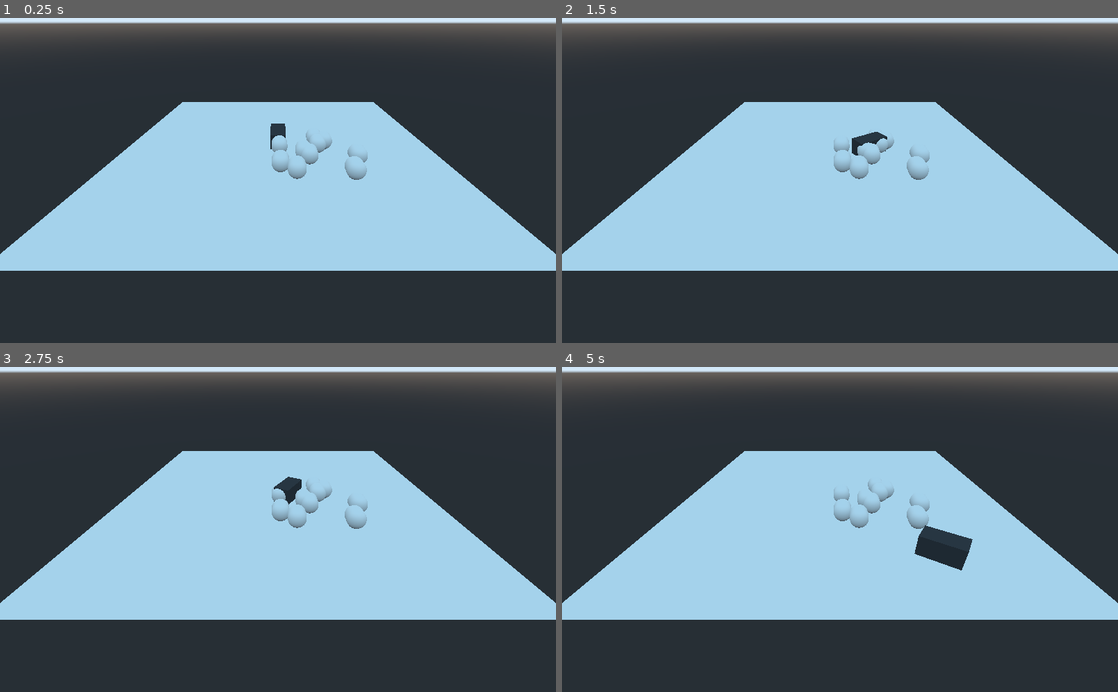
Above: before the commit, frames 1-4 (two rows, left to right).
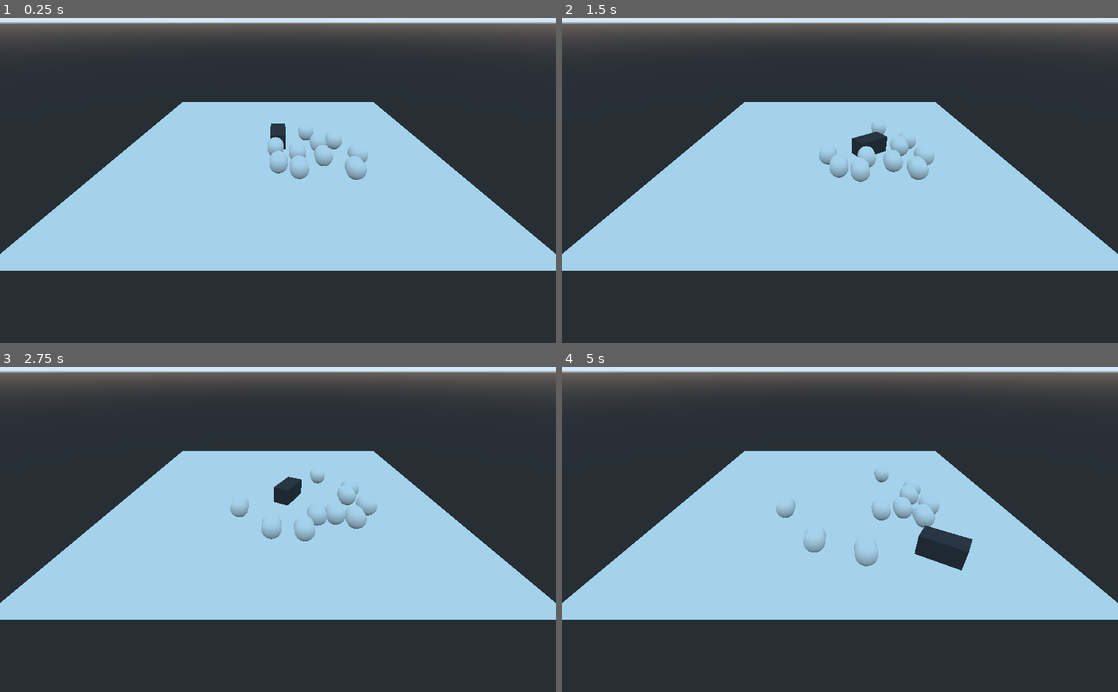
Above: after the commit, the same moments.

Repository: panic-fennecs/ideal-garbanzo
Game: Godot game, scene res://Main.tscn
The game is run twice, just before and just after one commit, with the same random seed, the same clock (stepped at 60 frames per second) and the same inputs.
Inputs (mouse positions are in pixels of both pictures, inside the frame that each line leads up to):
- Up to frame 1 (0.25 s): no input
- Up to frame 2 (1.5 s): move the mouse to (962, 164) at 0.52 s; click (962, 164) at 0.67 s; drag from (728, 196) to (812, 245) at 1.27 s
- Up to frame 3 (2.75 s): move the mouse to (333, 458) at 2.02 s; click (333, 458) at 2.17 s
- Up to frame 4 (5 s): drag from (812, 594) to (673, 480) at 2.77 s; move the mouse to (1006, 578) at 3.52 s; click (1006, 578) at 3.67 s; drag from (673, 480) to (756, 448) at 4.27 s

The runs differ from the first frame. In frame 1, 0.5% of the frame differs, in the area x 48-62%, y 33-50%; in frame 2, 0.8%; in frame 3, 1.1%; in frame 4, 1.2%, in the area x 38-68%, y 31-62%.

Commit message:
sheep collision and movement

Diff:
--- a/Sheep.gd
+++ b/Sheep.gd
@@ -1,14 +1,18 @@
-extends Spatial
+extends KinematicBody
 
 
-const DOG_REACTION_DISTANCE = 5
+const DOG_REACTION_DISTANCE = 7
+const MAX_VELOCITY = 10.0
+const DRAG = 0.05
 
-
-var speed = Vector3()
+var velocity = Vector2()
 var main
 
 func _ready():
 	main = get_node("/root/Main")
+
+func get_2d_position():
+	return Vector2(self.translation.x, self.translation.z)
 
 func get_other_sheep():
 	var other_sheep = []
@@ -23,5 +27,15 @@
 func _physics_process(delta):
 	var dog = get_dog()
 	if dog.translation.distance_to(self.translation) < DOG_REACTION_DISTANCE:
-		print('near')
+		flee(Vector2(dog.translation.x, dog.translation.z))
 	#var other_sheep = get_other_sheep()
+
+	velocity *= 1.0 - DRAG
+
+	move_and_collide(Vector3(velocity.x, 0, velocity.y) * delta)
+
+func flee(pos):
+	var diff = get_2d_position() - pos
+	var desired_velocity = diff.normalized() / (diff.length()+0.001) * MAX_VELOCITY
+	var steering = desired_velocity - velocity
+	velocity += steering
--- a/Sheep.tscn
+++ b/Sheep.tscn
@@ -1,10 +1,14 @@
-[gd_scene load_steps=3 format=2]
+[gd_scene load_steps=4 format=2]
 
 [ext_resource path="res://Sheep.gd" type="Script" id=1]
 
 [sub_resource type="CapsuleMesh" id=1]
 
-[node name="Sheep" type="Spatial"]
+[sub_resource type="CapsuleShape" id=2]
+height = 1.02178
+
+[node name="Sheep" type="KinematicBody"]
+input_ray_pickable = false
 script = ExtResource( 1 )
 
 [node name="MeshInstance" type="MeshInstance" parent="."]
@@ -13,3 +17,6 @@
 
 [node name="ActionTimer" type="Timer" parent="."]
 autostart = true
+
+[node name="CollisionShape" type="CollisionShape" parent="."]
+shape = SubResource( 2 )
